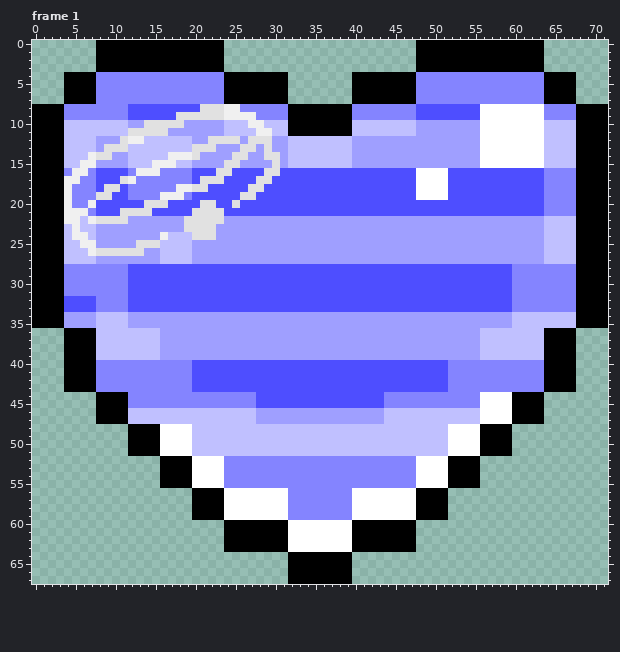
Two versions of one pixel-art file, Template (28 frames).aseprite. The picture above was drawn from the file before the commit.
72x68 pixels, 28 frames. Colours within 5 levels of each other are drawn and written as one. Shown: frame 1. The commit also changed other frames, which this record leaves out.
After:
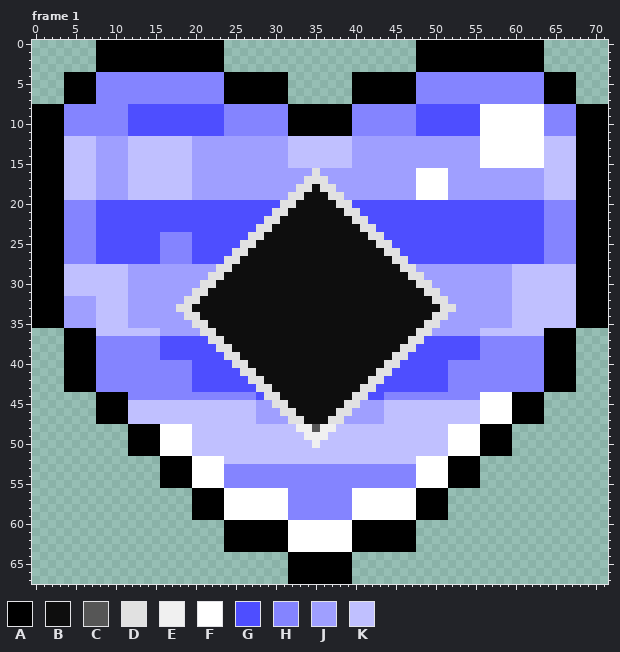
Palette (. is transparent): A #000000  B #0e0e0e  C #565656  D #e1e1e1  E #f0f0f0  F #ffffff  G #4e4eff  H #8484ff  J #9f9fff  K #c0c0ff
Difference:
layer "Horizontal Stripes/7 Stripes" now shown
layer "Collar" now hidden
layer "Icons/Rhombi" added
Frame 1:
y 8: x 21..25 DDDEE -> GGGHH
y 9: x 18..27 DDDDDDEEEE -> GGGGGGHHHH
y 10: x 4..31 KKKKKKKKJJDDDDDJJJJJKKKEEKKK -> HHHHHHHHGGGGGGGGGGGGHHHHHHHH; x 40..55 KKKKKKKKJJJJJJJJ -> HHHHHHHHGGGGGGGG; x 64..67 KKKK -> HHHH
y 11: x 4..31 KKKKKKKKDDDDDJJJJJJJKKKKEEKK -> HHHHHHHHGGGGGGGGGGGGHHHHHHHH; x 40..55 KKKKKKKKJJJJJJJJ -> HHHHHHHHGGGGGGGG; x 64..67 KKKK -> HHHH
y 12: x 11..13 DEE -> JKK; x 22..25 DDDD -> JJJJ; x 27..29 DDD -> JJJ
y 13: x 9..11 DDD -> JJJ; x 20..22 DDD -> JJJ; x 26..27 DD -> JJ; x 29 D -> J
y 14: x 7..9 EDD -> KJJ; x 17..20 EEED -> KKKJ; x 25..26 DD -> JJ; x 29..30 DD -> JJ
y 15: x 6..7 EE -> KK; x 15..17 EEE -> KKK; x 24..25 DD -> JJ; x 30 D -> J
y 16: x 4..47 HEEHGGGGHEEEHHHHGGGDDGGGGDDGGGGGGGGGGGGGGGGG -> KKKKJJJJKKKKKKKKJJJJJJJJJJJJJJJDJJJJJJJJJJJJ; x 52..67 GGGGGGGGGGGGHHHH -> JJJJJJJJJJJJKKKK
y 17: x 4..47 EEHHGGGDEHHHHHHHGDDDGGGGDDGGGGGGGGGGGGGGGGGG -> KKKKJJJJKKKKKKKKJJJJJJJJJJJJJJDDDJJJJJJJJJJJ; x 52..67 GGGGGGGGGGGGHHHH -> JJJJJJJJJJJJKKKK
y 18: x 4..47 EHHHGDDGHHHHHHEEDDGGGGGDDGGGGGGGGGGGGGGGGGGG -> KKKKJJJJKKKKKKKKJJJJJJJJJJJJJDDBDDJJJJJJJJJJ; x 52..67 GGGGGGGGGGGGHHHH -> JJJJJJJJJJJJKKKK
y 19: x 4..47 EHHHDDGGHHHHEEEHGGGGGGDDGGGGGGGGGGGGGGGGGGGG -> KKKKJJJJKKKKKKKKJJJJJJJJJJJJDDBBBDDJJJJJJJJJ; x 52..67 GGGGGGGGGGGGHHHH -> JJJJJJJJJJJJKKKK
y 20: x 4 E -> H; x 7 E -> H; x 14..16 DDD -> GGG; x 21..22 DD -> GG; x 25 D -> G; x 31..39 GGGGGGGGG -> DDBBBBBDD
y 21: x 4..6 EEE -> HHH; x 11..14 DDDD -> GGGG; x 20..23 DDDD -> GGGG; x 30..40 GGGGGGGGGGG -> DDBBBBBBBDD
y 22: x 4..67 EEKEDDDDJJJJJJJDDDDDJJJJJJJJJJJJJJJJJJJJJJJJJJJJJJJJJJJJJJJJKKKK -> HHHHGGGGGGGGGGGGGGGGGGGGGDDBBBBBBBBBDDGGGGGGGGGGGGGGGGGGGGGGHHHH
y 23: x 4..67 KEKKJJJJJJJJJJJDDDDJJJJJJJJJJJJJJJJJJJJJJJJJJJJJJJJJJJJJJJJJKKKK -> HHHHGGGGGGGGGGGGGGGGGGGGDDBBBBBBBBBBBDDGGGGGGGGGGGGGGGGGGGGGHHHH
y 24: x 4..67 KEEKJJJJJJJJEKKKDDDJJJJJJJJJJJJJJJJJJJJJJJJJJJJJJJJJJJJJJJJJKKKK -> HHHHGGGGGGGGHHHHGGGGGGGDDBBBBBBBBBBBBBDDGGGGGGGGGGGGGGGGGGGGHHHH
y 25: x 4..67 KKEEJJJJJDDDKKKKJJJJJJJJJJJJJJJJJJJJJJJJJJJJJJJJJJJJJJJJJJJJKKKK -> HHHHGGGGGGGGHHHHGGGGGGDDBBBBBBBBBBBBBBBDDGGGGGGGGGGGGGGGGGGGHHHH
y 26: x 4..67 KKKEDDDDDDJJKKKKJJJJJJJJJJJJJJJJJJJJJJJJJJJJJJJJJJJJJJJJJJJJKKKK -> HHHHGGGGGGGGHHHHGGGGGDDBBBBBBBBBBBBBBBBBDDGGGGGGGGGGGGGGGGGGHHHH
y 27: x 4..67 KKKKJJJJJJJJKKKKJJJJJJJJJJJJJJJJJJJJJJJJJJJJJJJJJJJJJJJJJJJJKKKK -> HHHHGGGGGGGGHHHHGGGGDDBBBBBBBBBBBBBBBBBBBDDGGGGGGGGGGGGGGGGGHHHH
y 28: x 4..67 HHHHHHHHGGGGGGGGGGGGGGGGGGGGGGGGGGGGGGGGGGGGGGGGGGGGGGGGHHHHHHHH -> KKKKKKKKJJJJJJJJJJJDDBBBBBBBBBBBBBBBBBBBBBDDJJJJJJJJJJJJKKKKKKKK
y 29: x 4..67 HHHHHHHHGGGGGGGGGGGGGGGGGGGGGGGGGGGGGGGGGGGGGGGGGGGGGGGGHHHHHHHH -> KKKKKKKKJJJJJJJJJJDDBBBBBBBBBBBBBBBBBBBBBBBDDJJJJJJJJJJJKKKKKKKK
y 30: x 4..67 HHHHHHHHGGGGGGGGGGGGGGGGGGGGGGGGGGGGGGGGGGGGGGGGGGGGGGGGHHHHHHHH -> KKKKKKKKJJJJJJJJJDDBBBBBBBBBBBBBBBBBBBBBBBBBDDJJJJJJJJJJKKKKKKKK
y 31: x 4..67 HHHHHHHHGGGGGGGGGGGGGGGGGGGGGGGGGGGGGGGGGGGGGGGGGGGGGGGGHHHHHHHH -> KKKKKKKKJJJJJJJJDDBBBBBBBBBBBBBBBBBBBBBBBBBBBDDJJJJJJJJJKKKKKKKK
y 32: x 4..67 GGGGHHHHGGGGGGGGGGGGGGGGGGGGGGGGGGGGGGGGGGGGGGGGGGGGGGGGHHHHHHHH -> JJJJKKKKJJJJJJJDDBBBBBBBBBBBBBBBBBBBBBBBBBBBBBDDJJJJJJJJKKKKKKKK
y 33: x 4..67 GGGGHHHHGGGGGGGGGGGGGGGGGGGGGGGGGGGGGGGGGGGGGGGGGGGGGGGGHHHHHHHH -> JJJJKKKKJJJJJJDDBBBBBBBBBBBBBBBBBBBBBBBBBBBBBBBDDJJJJJJJKKKKKKKK
y 34: x 19..51 JJJJJJJJJJJJJJJJJJJJJJJJJJJJJJJJJ -> DDBBBBBBBBBBBBBBBBBBBBBBBBBBBBBDD
y 35: x 20..50 JJJJJJJJJJJJJJJJJJJJJJJJJJJJJJJ -> DDBBBBBBBBBBBBBBBBBBBBBBBBBBBDD
y 36: x 21..49 JJJJJJJJJJJJJJJJJJJJJJJJJJJJJ -> DDBBBBBBBBBBBBBBBBBBBBBBBBBDD
y 37: x 8..63 KKKKKKKKJJJJJJJJJJJJJJJJJJJJJJJJJJJJJJJJJJJJJJJJKKKKKKKK -> HHHHHHHHGGGGGGDDBBBBBBBBBBBBBBBBBBBBBBBDDGGGGGGGHHHHHHHH
y 38: x 8..63 KKKKKKKKJJJJJJJJJJJJJJJJJJJJJJJJJJJJJJJJJJJJJJJJKKKKKKKK -> HHHHHHHHGGGGGGGDDBBBBBBBBBBBBBBBBBBBBBDDGGGGGGGGHHHHHHHH
y 39: x 8..63 KKKKKKKKJJJJJJJJJJJJJJJJJJJJJJJJJJJJJJJJJJJJJJJJKKKKKKKK -> HHHHHHHHGGGGGGGGDDBBBBBBBBBBBBBBBBBBBDDGGGGGGGGGHHHHHHHH
y 40: x 25..45 GGGGGGGGGGGGGGGGGGGGG -> DDBBBBBBBBBBBBBBBBBDD
y 41: x 26..44 GGGGGGGGGGGGGGGGGGG -> DDBBBBBBBBBBBBBBBDD
y 42: x 27..43 GGGGGGGGGGGGGGGGG -> DDBBBBBBBBBBBBBDD
y 43: x 28..42 GGGGGGGGGGGGGGG -> DDBBBBBBBBBBBDD
y 44: x 29..41 GGGGGGGGGGGGG -> DDBBBBBBBBBDD
y 45: x 12..55 HHHHHHHHHHHHHHHHGGGGGGGGGGGGGGGGHHHHHHHHHHHH -> KKKKKKKKKKKKKKKKJJDDBBBBBBBDDJJJKKKKKKKKKKKK
y 46: x 31..39 JJJJJJJJJ -> DDBBBBBDD
y 47: x 32..38 JJJJJJJ -> DDBBBDD
y 48: x 33..37 KKKKK -> EECEE
y 49: x 34..36 KKK -> EEE
y 50: x 35 K -> E
y 52: x 24..47 HHHHHHHHHHHHHHHHHHHHHHHH -> KKKKKKKKKKKKKKKKKKKKKKKK
Pixel boxes of the changes (left, top, right, bottom) in both pictures:
changed: (64, 104, 576, 464)
